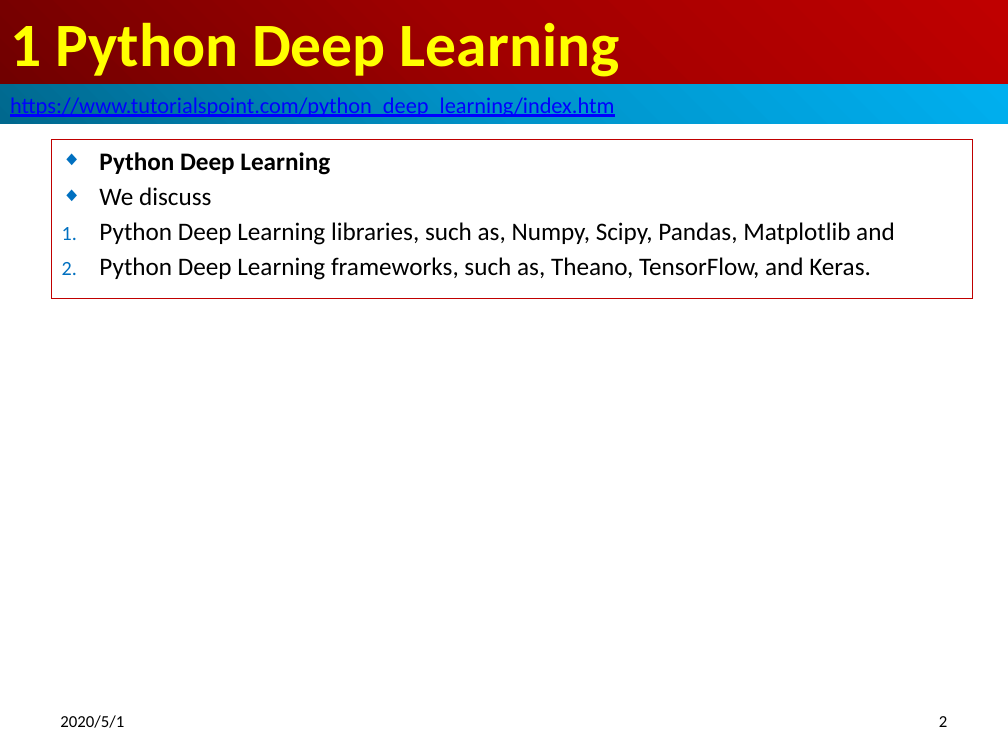
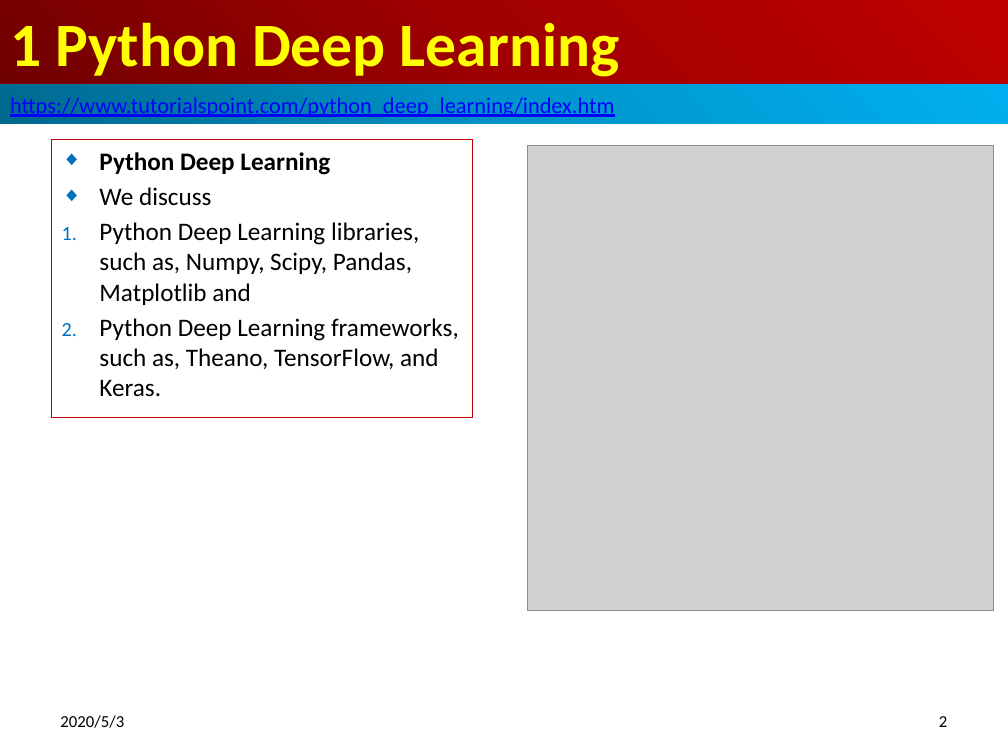
Before and after one commit to peterhchen/600_DeepLearning, a slide deck: slide 2 of 01_DeppLearning.pptx. Drawn at 1008x756 pixels with LibreOffice and Linux fonts; fonts in the diff are those of the drawing; grey boxes stand for pictures. Boxes give left, top, right and bottom in pixels: in the first picture for what was removed or moved away, otherwise in the second. Text is boxed around its words. In the diff, an @@ line names an element or a change of style, - is before the commit and + after.

```diff
--- a/01_DeppLearning.pptx
+++ b/01_DeppLearning.pptx
@@ subtitle "Python Deep Learning": place and size @@
-subtitle "Python Deep Learning" at bbox=[51, 140, 972, 298]
+subtitle "Python Deep Learning" at bbox=[51, 140, 472, 418]
@@ picture added at bbox=[528, 145, 994, 611] @@
@@ text at bbox=[60, 715, 124, 728]: text changed @@
-2020/5/1
+2020/5/3
```
Also in this commit, not shown: 2 other slides changed.
